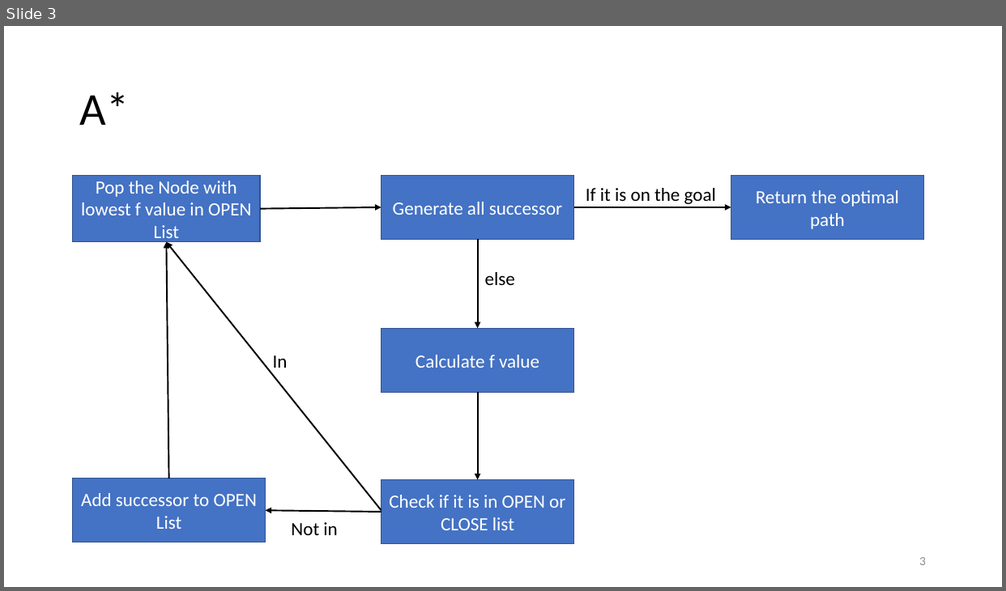
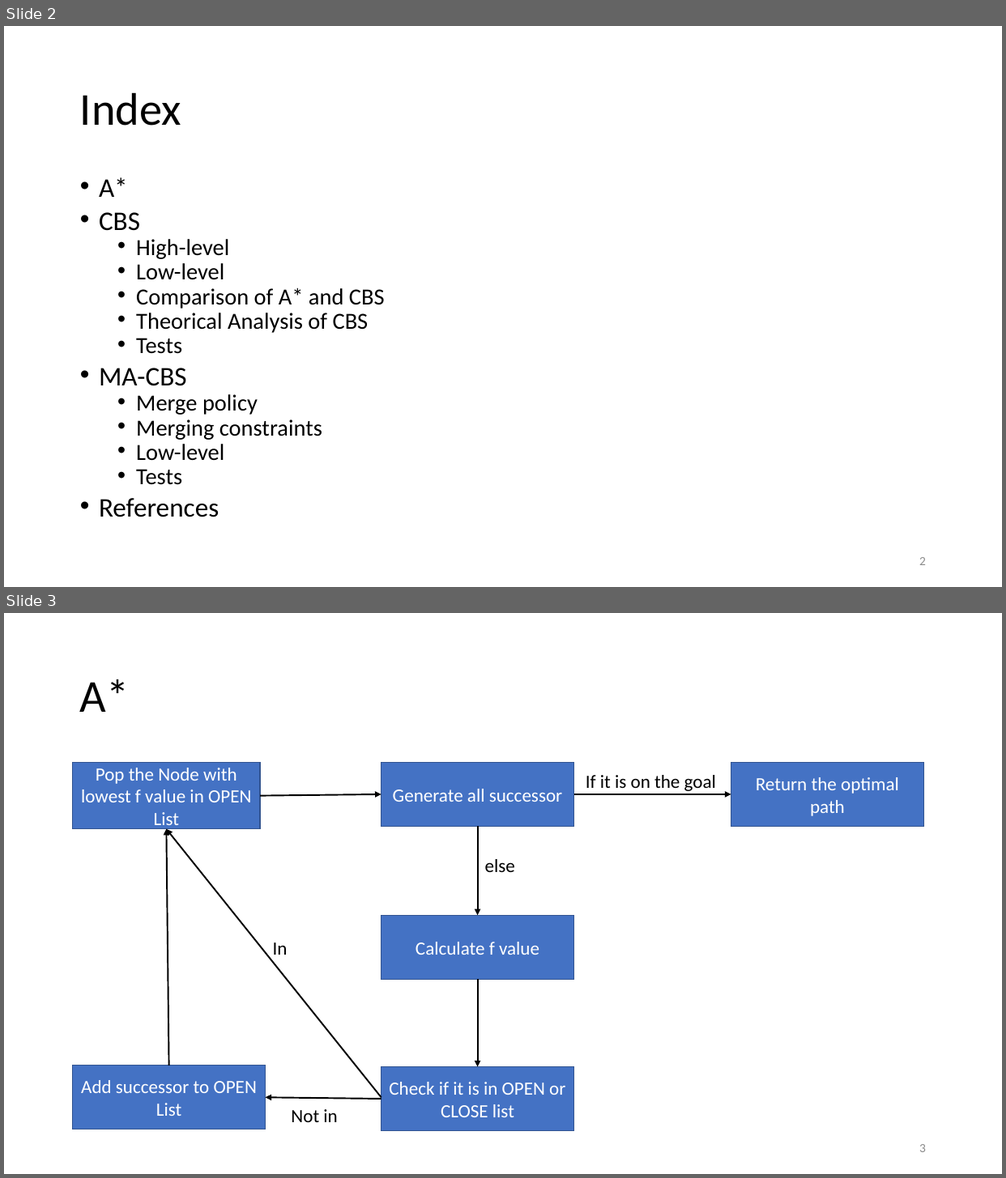
Before and after one commit to DemirDorukDilek/CBS, a slide deck: dahahilipls.pptx. Shown one above the other, each under a label of ours: slide 3 before the commit, slides 2 and 3 after it. The pictures are 1006x591 and 1006x1178 pixels, drawn with LibreOffice and Linux fonts; fonts in the diff are those of the drawing. Boxes give left, top, right and bottom in pixels: in the first picture for what was removed or moved away, otherwise in the second. Text is boxed around its words. In the diff, an @@ line names an element or a change of style, - is before the commit and + after.

```diff
--- a/dahahilipls.pptx
+++ b/dahahilipls.pptx
@@ slide 2 added at bbox=[4, 26, 1002, 587], background #FFFFFF @@
@@ title added at bbox=[80, 92, 181, 126], 44 pt, text #000000 @@
+Index
@@ text added at bbox=[99, 177, 385, 518], 22.2 pt, text #000000 @@
+• A*
+• CBS
+  • High-level
+  • Low-level
+  • Comparison of A* and CBS
+  • Theorical Analysis of CBS
+  • Tests
+• MA-CBS
+  • Merge policy
+  • Merging constraints
+  • Low-level
+  • Tests
+• References
@@ page number added at bbox=[919, 557, 926, 565], 12 pt, text #8C8C8C @@
+2
```
Also in this commit, not shown: 1 slide changed, 7 other slides added, 2 slides removed.
